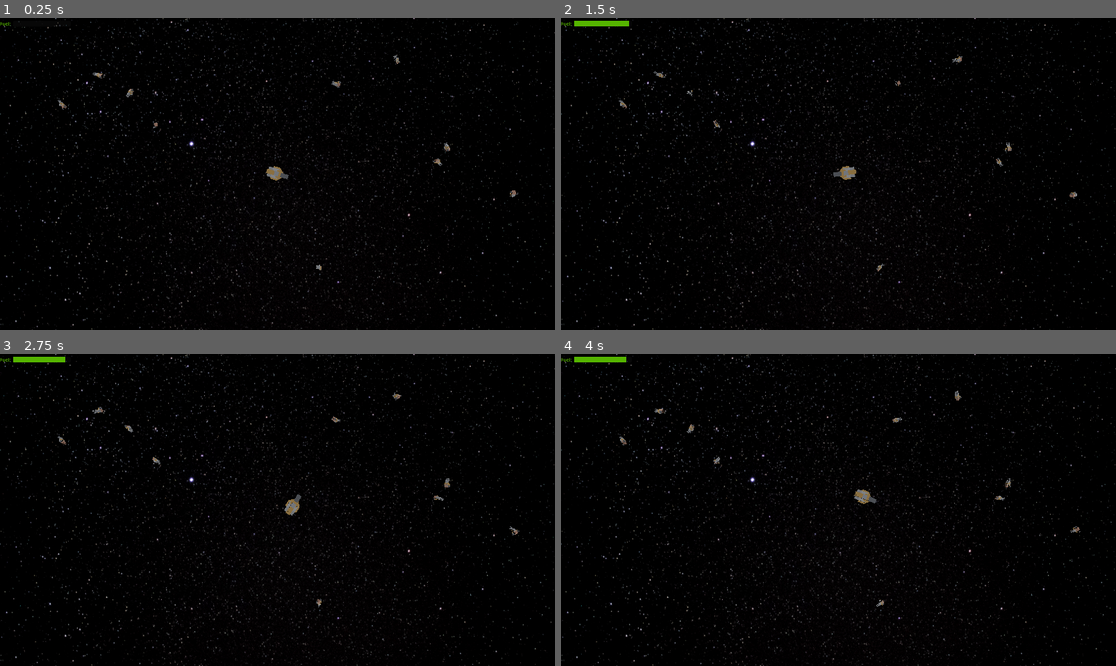
Above: before the commit, frames 1-4 (two rows, left to right).
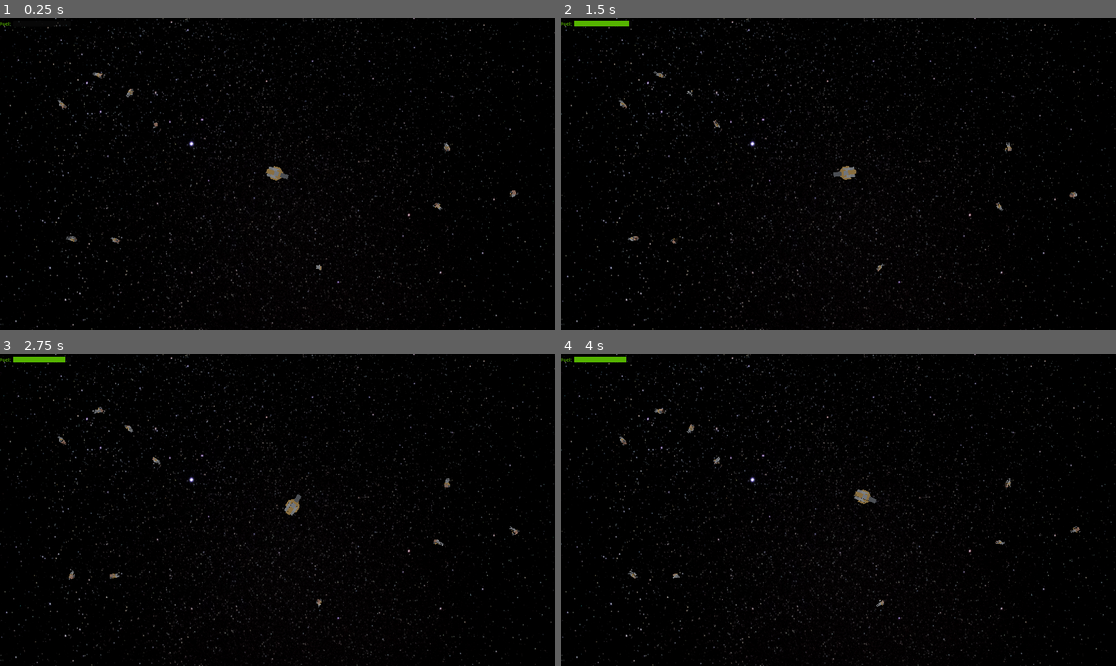
Above: after the commit, the same moments.

Repository: SiJiL82/limited-space
Game: Godot game, scene res://assets/Scenes/world.tscn
Same seed, same stepped clock (60 frames per second), same inputs: the game is played once before the commit and once after it.
Inputs (mouse positions are in pixels of both pictures, inside the frame that each line leads up to):
- Up to frame 1 (0.25 s): no input
- Up to frame 2 (1.5 s): move the mouse to (960, 158) at 0.52 s; hold Space (thruster) 0.53-1.28 s; move the mouse to (727, 189) at 1.27 s
- Up to frame 3 (2.75 s): move the mouse to (333, 441) at 2.02 s; hold Space (thruster) from 2.03 s (still down)
- Up to frame 4 (4 s): move the mouse to (810, 572) at 2.77 s; move the mouse to (1005, 556) at 3.52 s; release Space (thruster) at 3.53 s

The runs differ from the first frame. In frame 1, 0.1% of the frame differs, in the area x 11-80%, y 12-73%; in frame 2, 0.1%; in frame 3, 0.1%; in frame 4, 0.1%.

Commit message:
Add no spawn zone for astronauts

Diff:
--- a/scripts/World.gd
+++ b/scripts/World.gd
@@ -23,6 +23,12 @@
 func generate_random_location():
 	var width = -180
 	var height = -100
-	var spawnX = rng.randf_range(-width, width)
-	var spawnZ = rng.randf_range(-height, height)
+	var spawnX = 0
+	var spawnZ = 0
+
+	while spawnX > -20 and spawnX < 20:
+		spawnX = rng.randf_range(-width, width)
+	while spawnZ > -10 and spawnZ < 10:
+		spawnZ = rng.randf_range(-height, height)
+	print(Vector3(spawnX, 0, spawnZ))
 	return Vector3(spawnX, 0, spawnZ)
